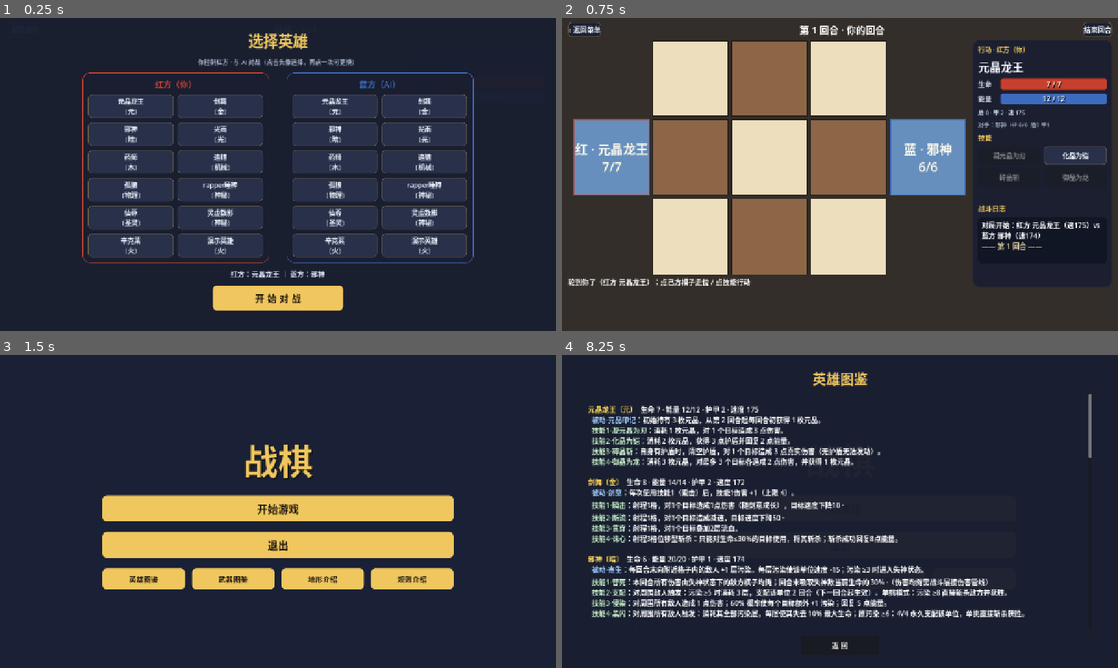
Above: before the commit, frames 1-4 (two rows, left to right).
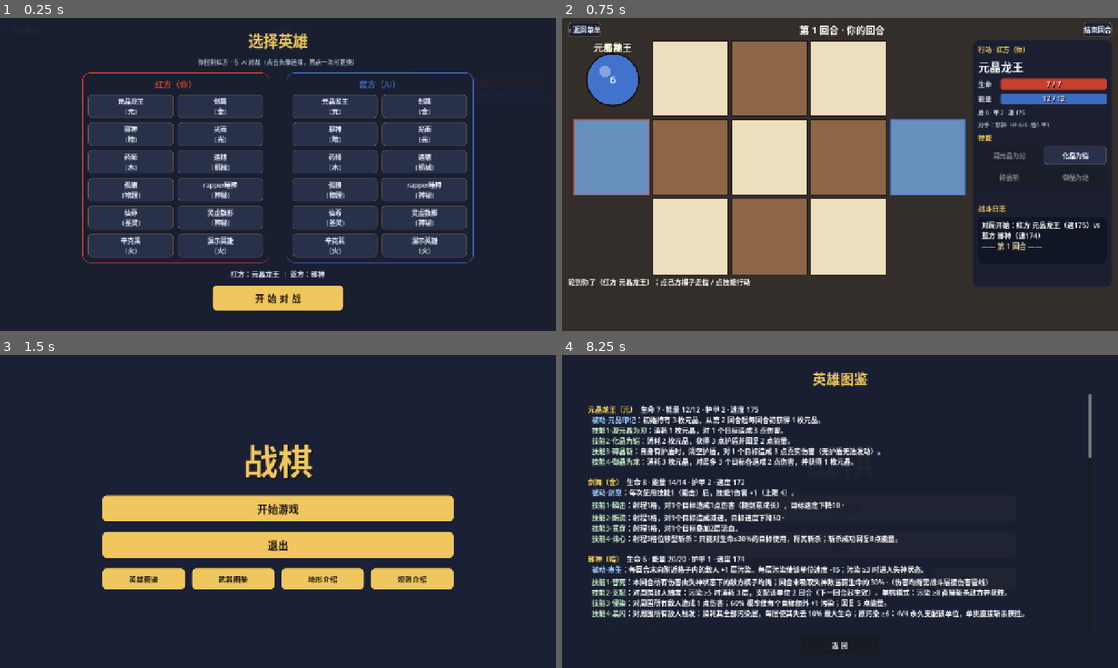
Above: after the commit, the same moments.

Repository: CBWZS-Cyber/zhanqi-godot
Game: Godot game, scene res://scenes/Duel.tscn
Same seed, same stepped clock (60 frames per second), same inputs: the game is played once before the commit and once after it. This scene is started directly instead of the project's main scene.
Inputs:
- Up to frame 1 (0.25 s): no input
- Up to frame 2 (0.75 s): click "开 始 对 战" at 0.5 s
- Up to frame 3 (1.5 s): click "‹ 返回菜单" at 1.25 s
- Up to frame 4 (8.25 s): click "开始游戏" at 2 s; click "联机模式" at 2.75 s; click "离线模式" at 3.5 s; click "剧情模式" at 4.25 s; click "返回" at 5 s; click "开始游戏" at 5.75 s; click "联机模式" at 6.5 s; click "回到主菜单" at 7.25 s; click "英雄图鉴" at 8 s

The runs differ from the first frame. In frame 2, 2.0% of the frame differs, in the area x 2-70%, y 7-50%; in frame 3, nothing differs; in frame 4, less than 0.1%.

Commit message:
离线模式加类型选择（PVE/热座模式·双人同机轮流操作）；棋子实体化（圆形棋子+阵营色+名字标上方，八向移动含斜向）；规则文本统一 Global.rules_text（主菜单规则介绍按钮本就开放）

Diff:
--- a/scripts/combat/battle.gd
+++ b/scripts/combat/battle.gd
@@ -18,6 +18,7 @@
 var winner := ""
 var human_mode := false
 var human_team := 0
+var human_teams: Array = []   # 人类操作的阵营列表（开房间= [0,1]）
 var _hd: GDScript
 var _se: GDScript
 var _queue: Array = []
@@ -53,7 +54,7 @@
 		if actor == null:
 			_end_round()
 			continue
-		if human_mode and actor.team == human_team:
+		if _is_human_side(actor):
 			_wait = true
 			_h_moved = false
 			_cur = actor
@@ -306,6 +307,13 @@
 	_cur = null
 
 ## =============== 查询（AI 与 UI 共用） ===============
+func _is_human_side(u: BattleUnit) -> bool:
+	if not human_mode:
+		return false
+	if human_teams.is_empty():
+		return u.team == human_team
+	return human_teams.has(u.team)
+
 func alive_enemies_of(u: BattleUnit) -> Array:
 	var out: Array = []
 	for x in units:
@@ -359,7 +367,7 @@
 
 func move_cells_of(u: BattleUnit) -> Array:
 	var out: Array = []
-	for dv in [Vector2i(1, 0), Vector2i(-1, 0), Vector2i(0, 1), Vector2i(0, -1)]:
+	for dv in [Vector2i(1, 0), Vector2i(-1, 0), Vector2i(0, 1), Vector2i(0, -1), Vector2i(1, 1), Vector2i(1, -1), Vector2i(-1, 1), Vector2i(-1, -1)]:
 		var d: Vector2i = dv
 		var c := u.cell + d
 		if c.x < 0 or c.x > 4 or c.y < 1 or c.y > 3:
--- a/scripts/global.gd
+++ b/scripts/global.gd
@@ -3,3 +3,31 @@
 ## 由主菜单进入棋盘前写入，棋盘/对局 HUD 据此区分布局模式。
 
 var battle_mode := "1v1"    # "1v1" | "4v4"（剧情等其它模式后续扩展）
+var offline_type := "pve"   # "pve"（人机）| "hotseat"（开房间·双人同机）
+
+func rules_text() -> String:
+	return """[color=#ffd95a]回合结构[/color]
+· 每个棋子每回合 = 1 次移动权 + 1 次技能权
+· 先移动、后释放技能；两者都可放弃
+· 行动顺序按当前速度实时决定，速度变化立即影响后续顺序
+
+[color=#ffd95a]伤害口径[/color]
+· 普通伤害：护盾先吸收 → 护甲减免 → 扣生命
+· 真伤：只有明确标注「真伤」的伤害才无视盾甲
+· 百分比伤害未标真伤的一律按普伤结算
+
+[color=#ffd95a]状态规则[/color]
+· 烧伤：速度-10，每回合末受 1 真伤，持续 2 回合，重复施加刷新时长
+· 重伤：被攻击时额外受 0.5×层数 真伤，每回合末层数-1
+· 流血：行动（移动/施放）时受层数伤害，回合末层数-1
+· 眩晕：跳过行动；沉默：无法用技能；魅惑：无法造成伤害
+
+[color=#ffd95a]位移规则[/color]
+· 冲刺类（辛克莱审判系）：朝方向逐格冲，遇阻挡停止
+· 瞬移类（追猎/诛心/自我毁灭等）：直接跳到距离内任意空格
+· 落点必须为空格（无障碍/无棋子）
+· 棋子可向周围 8 个方向移动（含斜向）
+
+[color=#ffd95a]胜负[/color]
+· 一方棋子全部阵亡即告负
+· 特殊：龙王单挑 6 层污染直接斩杀获胜等英雄专属规则"""
--- a/scripts/ui/duel.gd
+++ b/scripts/ui/duel.gd
@@ -48,6 +48,9 @@
 var _foe_lab: Label
 var _over: Label
 var _board: GridContainer
+var _wrap: Control
+var _unit_layer: Control
+var _tokens := {}
 var _cells: Array = []                 # 与 _board 子按钮对应 (列x 行 y) 11 个按钮索引
 var _cell_coords: Array = []
 var _cell_buttons: Array = []
@@ -307,6 +310,15 @@
 		var b: Button = _cell_buttons[i]
 		b.custom_minimum_size = Vector2(cs, cs)
 		b.add_theme_font_size_override("font_size", maxi(14, int(cs * 0.17)))
+	if _wrap != null:
+		var w := cs * 5.0 + 6.0 * 4.0
+		var h := cs * 3.0 + 6.0 * 2.0
+		_wrap.custom_minimum_size = Vector2(w, h)
+		_unit_layer.size = Vector2(w, h)
+	for k in _tokens:
+		var tk = _tokens[k]
+		if is_instance_valid(tk):
+			tk.custom_minimum_size = Vector2(cs, cs)
 
 func _process(_d: float) -> void:
 	var cs := _board_cell_size()
@@ -315,11 +327,18 @@
 		_apply_board_size()
 
 func _build_board(holder: CenterContainer) -> void:
+	_wrap = Control.new()
+	holder.add_child(_wrap)
 	_board = GridContainer.new()
 	_board.columns = 5
 	_board.add_theme_constant_override("h_separation", 6)
 	_board.add_theme_constant_override("v_separation", 6)
-	holder.add_child(_board)
+	_board.position = Vector2.ZERO
+	_wrap.add_child(_board)
+	_unit_layer = Control.new()
+	_unit_layer.position = Vector2.ZERO
+	_unit_layer.mouse_filter = Control.MOUSE_FILTER_IGNORE
+	_wrap.add_child(_unit_layer)
 	# 按视觉行 y=3..1，每行 x=0..4；两侧角格不存在（出生格每边仅 1 个：y=2）
 	_cell_coords.clear()
 	_cell_buttons.clear()
@@ -504,6 +523,8 @@
 	_battle = _BAT.new(_red_id, _blue_id)
 	_battle.human_mode = true
 	_battle.human_team = 0
+	if Global.offline_type == "hotseat":
+		_battle.human_teams = [0, 1]
 	_focus = null
 	_cast_slot = 0
 	_title.text = "红方 %s（你）vs 蓝方 %s（AI）" % [_HD.ALL[_red_id].name, _HD.ALL[_blue_id].name]
@@ -802,17 +823,41 @@
 		cb.add_theme_stylebox_override("hover", h)
 		cb.add_theme_stylebox_override("pressed", pr)
 		cb.add_theme_stylebox_override("focus", StyleBoxEmpty.new())
-		cb.text = ("%s · %s\n%d/%d" % [("红" if u.team == 0 else "蓝"), u.name, u.hp, u.max_hp]) if u != null else ""
-		var txt_col := Color(1, 0.98, 0.92) if u != null else COL_TEXT
-		cb.add_theme_color_override("font_color", txt_col)
-		cb.add_theme_color_override("font_hover_color", txt_col)
-		cb.add_theme_color_override("font_pressed_color", txt_col)
-		cb.add_theme_color_override("font_focus_color", txt_col)
+		cb.text = ""
 		if _phase == "select":
 			cb.visible = false
 		else:
 			cb.visible = true
+	_refresh_tokens()
 	_refresh_log()
+
+func _refresh_tokens() -> void:
+	if _battle == null or _unit_layer == null:
+		return
+	var cs := _board_cell_size()
+	var seen := {}
+	for u in _battle.units:
+		if not u.alive:
+			continue
+		var btn := _cell_button_at(u.cell)
+		if btn == null:
+			continue
+		var tok = _tokens.get(u)
+		if tok == null or not is_instance_valid(tok):
+			tok = preload("res://scripts/ui/unit_token.gd").new()
+			tok.mouse_filter = Control.MOUSE_FILTER_IGNORE
+			_unit_layer.add_child(tok)
+			_tokens[u] = tok
+		tok.setup(u.team, u.name, str(u.hp), u == _focus)
+		tok.custom_minimum_size = Vector2(cs, cs)
+		tok.size = Vector2(cs, cs)
+		tok.position = btn.position + Vector2(3, 3)
+		tok.visible = _phase != "select"
+		seen[u] = true
+	for u in _tokens:
+		var tk = _tokens[u]
+		if is_instance_valid(tk) and not seen.has(u):
+			tk.visible = false
 
 func _refresh_log() -> void:
 	if _battle == null:
--- a/scripts/ui/main_ui.gd
+++ b/scripts/ui/main_ui.gd
@@ -50,11 +50,14 @@
 	# 目前仅开放：离线 → 简单 → 1V1；其余入口点击弹“暂未开放”
 	_build_screen("mode", "选择模式", 44, false,
 		[["联机模式", Callable(self, "_on_locked").bind("联机模式")],
-		 ["离线模式", Callable(self, "_on_offline")],
+		 ["离线模式", Callable(self, "_show_panel").bind("offline_type")],
 		 ["剧情模式", Callable(self, "_on_locked").bind("剧情模式")]], "start")
 	_build_screen("online", "联机模式 · 选择对局", 44, false,
 		[["1V1", Callable(self, "_on_locked").bind("联机 1V1")],
 		 ["4V4", Callable(self, "_on_locked").bind("联机 4V4")]], "mode")
+	_build_screen("offline_type", "离线模式 · 选择类型", 44, false,
+		[["PVE（人机对战）", Callable(self, "_on_offline_type").bind("pve")],
+		 ["热座模式（双人同机）", Callable(self, "_on_offline_type").bind("hotseat")]], "mode")
 	_build_screen("diff", "离线模式 · 选择难度", 44, false,
 		[["简单", Callable(self, "_on_diff").bind("easy")],
 		 ["普通", Callable(self, "_on_locked").bind("普通难度")],
@@ -154,6 +157,10 @@
 	_config = {"mode": "story"}
 	_show_result()
 
+func _on_offline_type(t: String) -> void:
+	_config["offline_type"] = t
+	_show_panel("diff")
+
 func _on_diff(d: String) -> void:
 	_config["difficulty"] = d
 	_show_panel("offline")
@@ -176,6 +183,7 @@
 func _on_enter_board() -> void:
 	var battle: String = _config.get("battle", "")
 	Global.battle_mode = battle if battle == "4v4" else "1v1"
+	Global.offline_type = str(_config.get("offline_type", "pve"))
 	# 1V1 = 可玩对局（选英雄 + 人机操作）；4V4 暂用展示棋盘
 	if battle == "1v1":
 		get_tree().change_scene_to_file("res://scenes/Duel.tscn")
@@ -357,30 +365,7 @@
 1V1：3×3 主对局区 + 双方各 1 个出生格
 4V4 / 标准：8×8 主对局区 + 左右翼各 4 格"""
 	if key == "rules":
-		return """[color=#ffd95a]回合结构[/color]
-· 每个棋子每回合 = 1 次移动权 + 1 次技能权
-· 先移动、后释放技能；两者都可放弃
-· 行动顺序按当前速度实时决定，速度变化立即影响后续顺序
-
-[color=#ffd95a]伤害口径[/color]
-· 普通伤害：护盾先吸收 → 护甲减免 → 扣生命
-· 真伤：只有明确标注「真伤」的伤害才无视盾甲
-· 百分比伤害未标真伤的一律按普伤结算
-
-[color=#ffd95a]状态规则[/color]
-· 烧伤：速度-10，每回合末受 1 真伤，持续 2 回合，重复施加刷新时长
-· 重伤：被攻击时额外受 0.5×层数 真伤，每回合末层数-1
-· 流血：行动（移动/施放）时受层数伤害，回合末层数-1
-· 眩晕：跳过行动；沉默：无法用技能；魅惑：无法造成伤害
-
-[color=#ffd95a]位移规则[/color]
-· 冲刺类（辛克莱审判系）：朝方向逐格冲，遇阻挡停止
-· 瞬移类（追猎/诛心/自我毁灭等）：直接跳到距离内任意空格
-· 落点必须为空格（无障碍/无棋子）
-
-[color=#ffd95a]胜负[/color]
-· 一方棋子全部阵亡即告负
-· 特殊：龙王单挑 6 层污染直接斩杀获胜等英雄专属规则"""
+		return Global.rules_text()
 	return "[color=#ffd95a]武器图鉴[/color]\n\n武器系统尚在设计中，敬请期待。"
 
 func _codex_heroes() -> String:
--- /dev/null
+++ b/scripts/ui/unit_token.gd
@@ -0,0 +1,43 @@
+extends Control
+## 单位棋子（实体渲染）：圆形棋子 + 阵营色 + 名字标在棋子上方
+
+var team := 0
+var hero_name := ""
+var hp_text := ""
+var selected := false
+var _col := Color(0.78, 0.25, 0.18)
+
+func setup(t: int, uname: String, hpt: String, sel: bool) -> void:
+	team = t
+	hero_name = uname
+	hp_text = hpt
+	selected = sel
+	_col = Color(0.80, 0.27, 0.20) if team == 0 else Color(0.26, 0.45, 0.80)
+	queue_redraw()
+
+func _draw() -> void:
+	var c := size / 2.0
+	var r := minf(size.x, size.y) * 0.34
+	# 选中环
+	if selected:
+		draw_circle(c, r + 6.0, Color(1.0, 0.9, 0.5, 0.95))
+	# 棋子本体（圆 + 深描边 + 高光）
+	draw_circle(c, r, _col)
+	draw_arc(c, r, 0.0, TAU, 48, Color(0.08, 0.06, 0.04), 3.0, true)
+	draw_circle(c + Vector2(-r * 0.3, -r * 0.32), r * 0.22, Color(1, 1, 1, 0.35))
+	# 名字：棋子上方
+	var f := get_theme_default_font()
+	if f != null:
+		var fs := maxi(12, int(size.y * 0.13))
+		var w := f.get_string_size(hero_name, HORIZONTAL_ALIGNMENT_LEFT, -1, fs).x
+		draw_string(f, Vector2(c.x - w / 2.0, c.y - r - 6.0), hero_name,
+			HORIZONTAL_ALIGNMENT_LEFT, -1, fs, Color(1, 0.98, 0.9, 0.98))
+		# 名字底影
+	# HP 数字：棋子中心
+	if f != null and hp_text != "":
+		var fs2 := maxi(12, int(size.y * 0.14))
+		var w2 := f.get_string_size(hp_text, HORIZONTAL_ALIGNMENT_LEFT, -1, fs2).x
+		draw_string(f, Vector2(c.x - w2 / 2.0, c.y + fs2 * 0.35), hp_text,
+			HORIZONTAL_ALIGNMENT_LEFT, -1, fs2, Color(1, 1, 1))
+	# mouse_filter 忽略，点击穿透到格子按钮
+	mouse_filter = Control.MOUSE_FILTER_IGNORE
